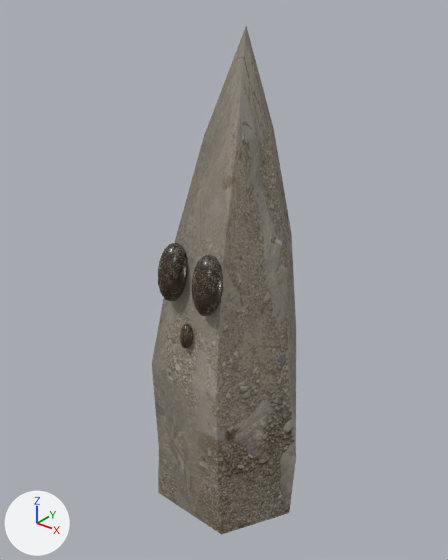
Renders of the FBX model DirectX12/assets/3DModels/Boss/BossPillar/bossPillar.fbx from each side of a commit.
Rendered twice from a 50 mm camera at (1.97, -2.5, 2.99) aimed at (-0.04, 0.01, 1.44). The lights are fixed; the arrows at lower left show +X, +Y and +Z. The older version comes first. Where no turn or scale is listed for an object, it has been applied to the vertices.

Before the edit, the objects in view are built like this:
```python
me_boss_pillar = bpy.data.meshes.new('Boss_Pillar')
me_boss_pillar.from_pydata(...)  # 31 vertices, 31 faces; spans x -0.53..0.5, y -0.43..0.45, z 0.0..2.8
me_boss_pillar.materials.append(mat_boss_block_mat_001)  # picture img_rocks_ground_04_diff_4k_jpg
me_boss_pillareye_l = bpy.data.meshes.new('Boss_PillarEye_L')
me_boss_pillareye_l.from_pydata(...)  # 86 vertices, 96 faces; spans x -0.081..0.081, y -0.084..0.084, z -0.161..0.161
me_boss_pillareye_l.materials.append(mat_boss_eye_mat)  # picture img_lichen_rock_diff_4k_jpg
me_boss_pillareye_r = bpy.data.meshes.new('Boss_PillarEye_R')
me_boss_pillareye_r.from_pydata(...)  # 86 vertices, 96 faces; spans x -0.081..0.081, y -0.084..0.084, z -0.161..0.161
me_boss_pillareye_r.materials.append(mat_boss_eye_mat)  # picture img_lichen_rock_diff_4k_jpg
ob_boss_pillar = bpy.data.objects.new('Boss_Pillar', me_boss_pillar)
ob_boss_pillar.location = (0.0, 0.0, 0.0)
ob_boss_pillareye_l = bpy.data.objects.new('Boss_PillarEye_L', me_boss_pillareye_l)
ob_boss_pillareye_l.location = (-0.091, -0.358, 1.605)
ob_boss_pillareye_r = bpy.data.objects.new('Boss_PillarEye_R', me_boss_pillareye_r)
ob_boss_pillareye_r.location = (0.154, -0.367, 1.605)
```
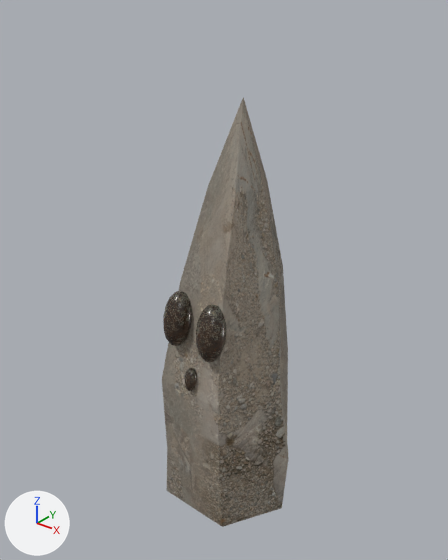
Where the change shows, as pixel boxes [x1, y1, x2, y2] in the pictures (448 x 560 px):
'Boss_Pillar', rescaled (12% narrower, 15% shorter)
    before: [152, 26, 296, 535]
    after: [162, 97, 288, 527]
'Boss_PillarEye_R', moved
    before: [192, 255, 223, 316]
    after: [196, 305, 226, 362]
'Boss_PillarEye_L', moved
    before: [158, 243, 188, 301]
    after: [163, 291, 192, 346]

What changed in the scene script:
```text
Change ob_boss_pillareye_r:
    ob_boss_pillareye_r.location: (0.154, -0.367, 1.605) -> (0.154, -0.342, 1.315)
Change ob_boss_pillar:
    ob_boss_pillar.scale: (1.0, 1.0, 1.0) -> (0.884, 0.884, 0.884)
Change ob_boss_pillareye_l:
    ob_boss_pillareye_l.location: (-0.091, -0.358, 1.605) -> (-0.091, -0.333, 1.315)
```
